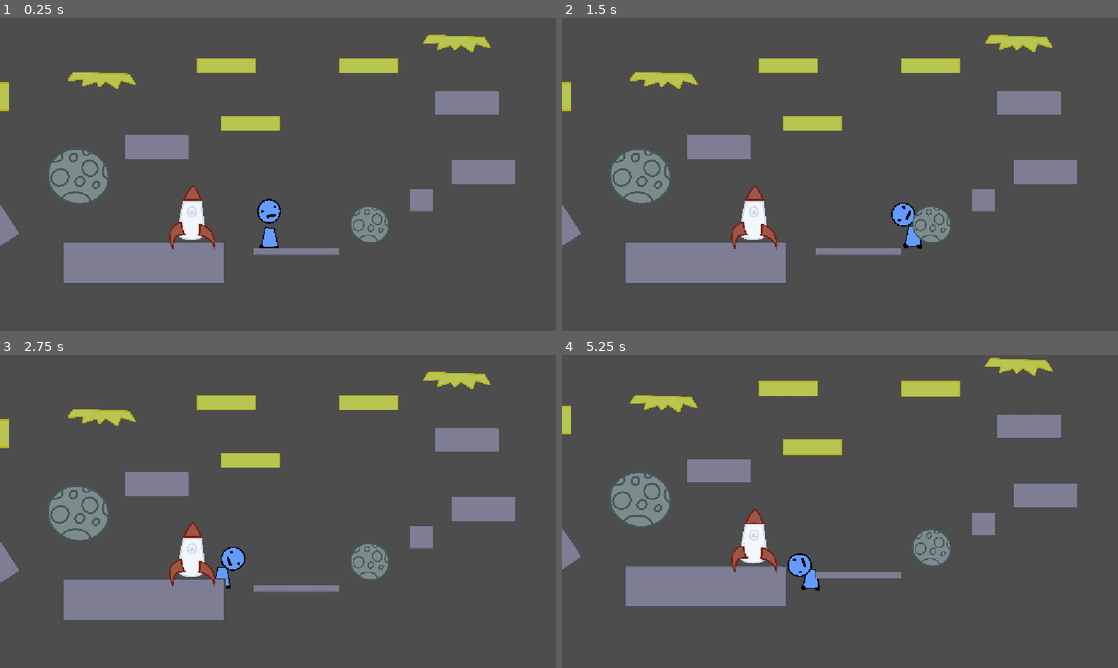
Above: before the commit, frames 1-4 (two rows, left to right).
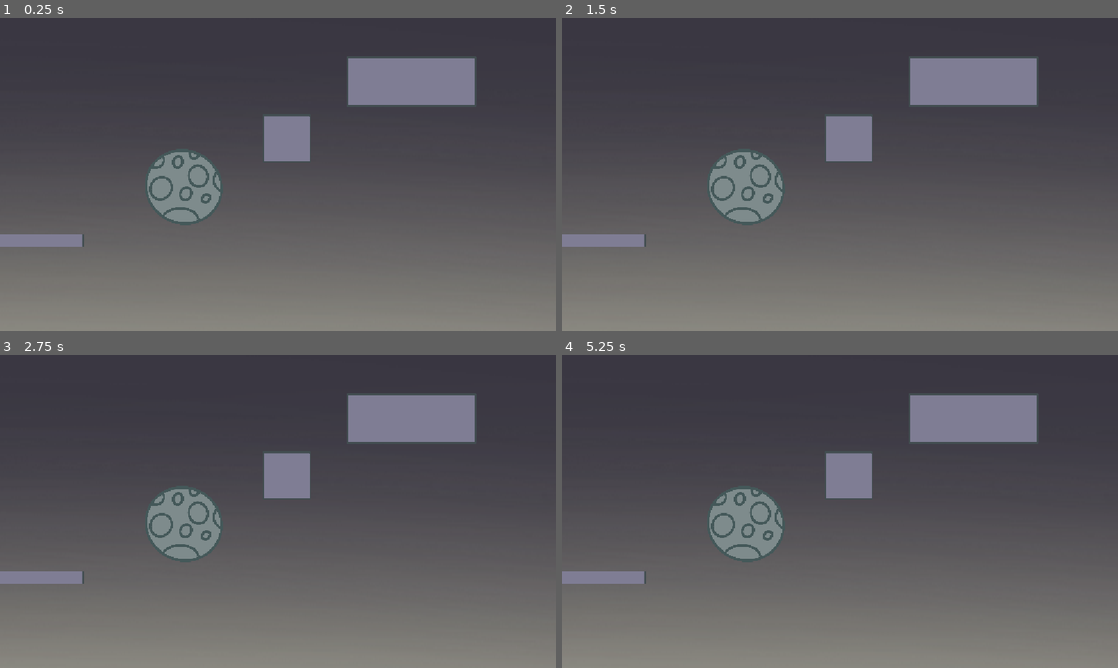
Above: after the commit, the same moments.

Repository: average4136/head-over-heels-game
Game: Godot game, scene res://Scenes/space_scene.tscn
The game is run twice, just before and just after one commit, with the same random seed, the same clock (stepped at 60 frames per second) and the same inputs. This scene is started directly instead of the project's main scene.
Inputs:
- Up to frame 1 (0.25 s): no input
- Up to frame 2 (1.5 s): tap Enter (ui_accept) at 0.5 s; hold D (move_right) from 0.53 s (still down); tap Space (jump) at 0.77 s
- Up to frame 3 (2.75 s): tap Space (jump) at 1.52 s; release D (move_right) at 2.03 s; hold A (move_left) from 2.03 s (still down)
- Up to frame 4 (5.25 s): release A (move_left) at 2.78 s; hold D (move_right) 2.78-4.28 s; tap Space (jump) at 3.02, 3.77, 4.52 s; tap Enter (ui_accept) at 4.25 s; hold A (move_left) 4.28-5.03 s; hold D (move_right) from 5.03 s (still down)

The runs differ from the first frame. In frame 1, 42% of the frame differs, in the area x 0-100%, y 5-100%; in frame 2, 42%; in frame 3, 42%; in frame 4, 43%, in the area x 0-100%, y 0-100%.

Commit message:
added background and some more decorations to the space level

Diff:
--- a/Scenes/space_scene.tscn
+++ b/Scenes/space_scene.tscn
@@ -1,16 +1,19 @@
 [gd_scene format=3 uid="uid://btkss35dirufr"]
 
-[ext_resource type="PackedScene" uid="uid://bxxdsh4xifwoa" path="res://Scenes/Guy.tscn" id="1_vfb10"]
+[ext_resource type="Texture2D" uid="uid://cskcx5plrag31" path="res://Assets/Hannah's Drawn Assets/Gradient BG.png" id="1_dxw6d"]
 [ext_resource type="PackedScene" uid="uid://d3eu5ubs45wai" path="res://Scenes/Objects/Grey_block.tscn" id="2_spkxt"]
 [ext_resource type="PackedScene" uid="uid://cbp0wqs0t0y8s" path="res://Scenes/Objects/moon_platform.tscn" id="3_vqv81"]
 [ext_resource type="Texture2D" uid="uid://do5gjr26uy436" path="res://Assets/Decorations/rocket decor.png" id="4_spkxt"]
 [ext_resource type="PackedScene" uid="uid://v5o01rr38e1d" path="res://Scenes/Objects/yellow_block.tscn" id="5_jq4nj"]
+[ext_resource type="Texture2D" uid="uid://cqi81ed8fxvv3" path="res://Assets/Decorations/star decor.png" id="6_124nk"]
 [ext_resource type="PackedScene" uid="uid://cspyc620ry3bq" path="res://Scenes/Objects/star_platform.tscn" id="6_dxw6d"]
 
 [node name="Space Scene" type="Node2D" unique_id=1614508694]
 
-[node name="Guy" parent="." unique_id=1796156875 instance=ExtResource("1_vfb10")]
-position = Vector2(-36, 425)
+[node name="GradientBg" type="Sprite2D" parent="." unique_id=1264902900]
+position = Vector2(-23.000004, 3950.0002)
+scale = Vector2(3.2093222, 4.4489923)
+texture = ExtResource("1_dxw6d")
 
 [node name="Node2D" parent="." unique_id=1185949341 instance=ExtResource("2_spkxt")]
 position = Vector2(-563.00006, 511)
@@ -36,7 +39,7 @@
 
 [node name="Node2D6" parent="." unique_id=1898511095 instance=ExtResource("2_spkxt")]
 position = Vector2(73, 461)
-scale = Vector2(1.3300844, 0.2657136)
+scale = Vector2(0.7300851, 0.2657136)
 
 [node name="Node2D7" parent="." unique_id=955187897 instance=ExtResource("2_spkxt")]
 position = Vector2(-505, 30)
@@ -63,8 +66,25 @@
 position = Vector2(-859, -280)
 
 [node name="star platform2" parent="." unique_id=1071983857 instance=ExtResource("6_dxw6d")]
-position = Vector2(612, -432)
+position = Vector2(706, -408.99997)
+rotation = -0.82849085
 
 [node name="yellow block4" parent="." unique_id=1287986369 instance=ExtResource("5_jq4nj")]
 position = Vector2(-1232.0001, -242)
 scale = Vector2(0.48800763, 1.850894)
+
+[node name="yellow block5" parent="." unique_id=1930980042 instance=ExtResource("5_jq4nj")]
+position = Vector2(258, -641.00006)
+rotation = 0.196726
+scale = Vector2(1.3071389, 0.55597335)
+
+[node name="StarDecor" type="Sprite2D" parent="." unique_id=377873062]
+position = Vector2(-200, -143)
+scale = Vector2(0.17638484, 0.17638484)
+texture = ExtResource("6_124nk")
+
+[node name="RocketDecor2" type="Sprite2D" parent="." unique_id=1351557]
+position = Vector2(532.99994, -979.99994)
+rotation = -1.2117052
+scale = Vector2(0.59129065, 0.5912907)
+texture = ExtResource("4_spkxt")
